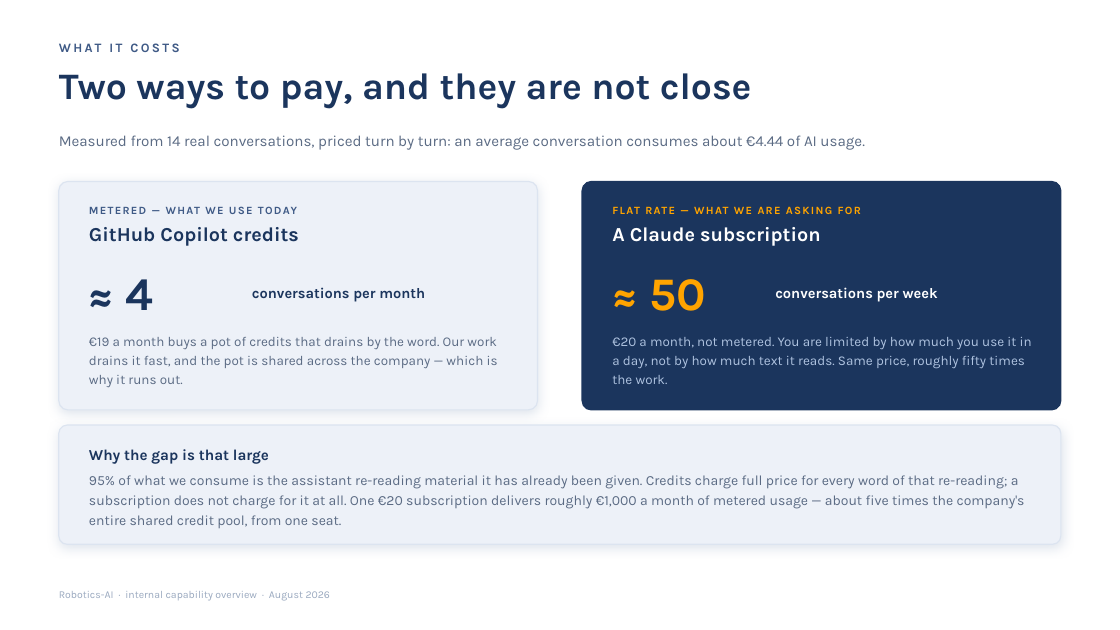
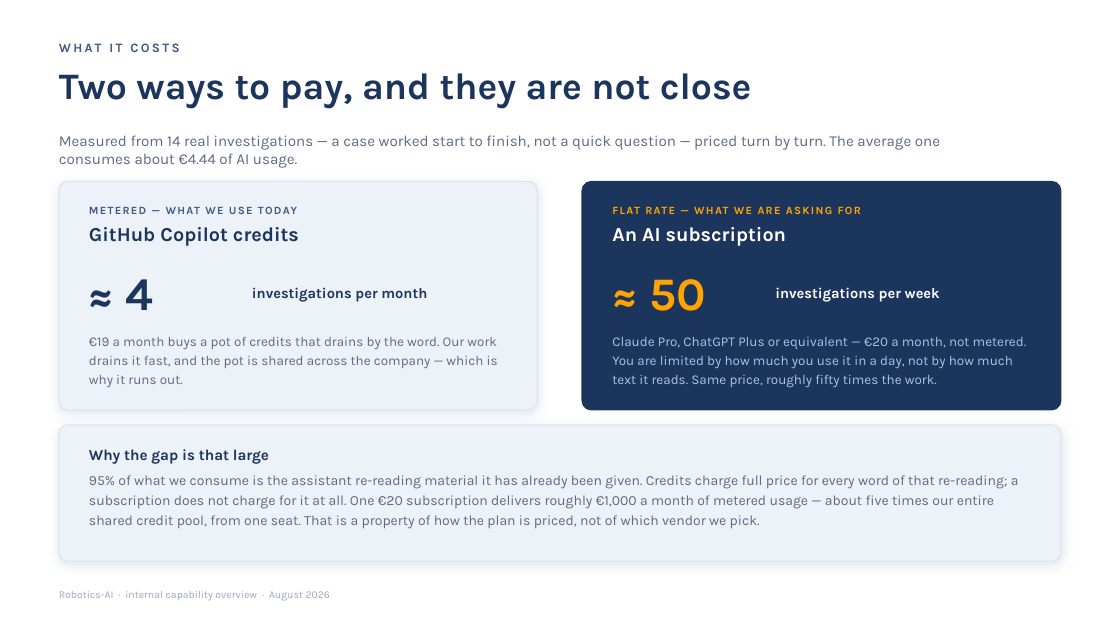
Before and after one commit to SkalarJoostE/Robotics-Private, a slide deck: slide 7 of Rollout/Capability Overview/Robotics-AI Capability Overview.pptx (slide 8 before the commit). Drawn at 1120x630 pixels with LibreOffice and Linux fonts; fonts in the diff are those of the drawing. Boxes give left, top, right and bottom in pixels: in the first picture for what was removed or moved away, otherwise in the second. Text is boxed around its words. In the diff, an @@ line names an element or a change of style, - is before the commit and + after.

Commit message:
Refactor capability deck presentation: enhance clarity and detail in slides
- Revised text in slideWhy to streamline messaging about software knowledge and search processes.
- Updated slideEvidence to clarify engineer hours returned and the nature of cases.
- Changed slideHowItKnows to emphasize investigation processes over conversations.
- Renamed slideLimits to slideChallenges, focusing on proactive management of potential issues.
- Enhanced descriptions in slideCost to specify investigation costs and clarify subscription benefits.
- Adjusted slideStart to emphasize the pilot's purpose and measurement focus.
- Modified slideAsk to clarify decisions regarding licensing and pilot permissions.

```diff
--- a/Rollout/Capability Overview/Robotics-AI Capability Overview.pptx
+++ b/Rollout/Capability Overview/Robotics-AI Capability Overview.pptx
@@ text at <box>59,135,940,168</box>: text changed @@
-Measured from 14 real conversations, priced turn by turn: an average conversation consumes about €4.44 of AI usage.
+Measured from 14 real investigations — a case worked start to finish, not a quick question — priced turn by turn. The average one consumes about €4.44 of AI usage.
@@ text at <box>612,227,786,246</box>: text changed @@
-A Claude subscription
+An AI subscription
@@ text at <box>252,287,427,302</box>: text changed @@
-conversations per month
+investigations per month
@@ text at <box>775,287,940,302</box>: text changed @@
-conversations per week
+investigations per week
@@ text at <box>612,337,1027,387</box>: text changed @@
-€20 a month, not metered. You are limited by how much you use it in a day, not by how much text it reads. Same price, roughly fifty times the work.
+Claude Pro, ChatGPT Plus or equivalent — €20 a month, not metered. You are limited by how much you use it in a day, not by how much text it reads. Same price, roughly fifty times the work.
@@ rounded rectangle: place and size @@
-rounded rectangle at <box>59,425,1061,544</box>
+rounded rectangle at <box>59,425,1061,561</box>
@@ rounded rectangle at <box>59,425,1061,561</box>: proportions changed @@
@@ text at <box>89,475,1019,529</box>: text changed @@
-95% of what we consume is the assistant re-reading material it has already been given. Credits charge full price for every word of that re-reading; a subscription does not charge for it at all. One €20 subscription delivers roughly €1,000 a month of metered usage — about five times the company's entire shared credit pool, from one seat.
+95% of what we consume is the assistant re-reading material it has already been given. Credits charge full price for every word of that re-reading; a subscription does not charge for it at all. One €20 subscription delivers roughly €1,000 a month of metered usage — about five times our entire shared credit pool, from one seat. That is a property of how the plan is priced, not of which vendor we pick.
```
Also in this commit, not shown: 6 other slides changed, 8 other files.
